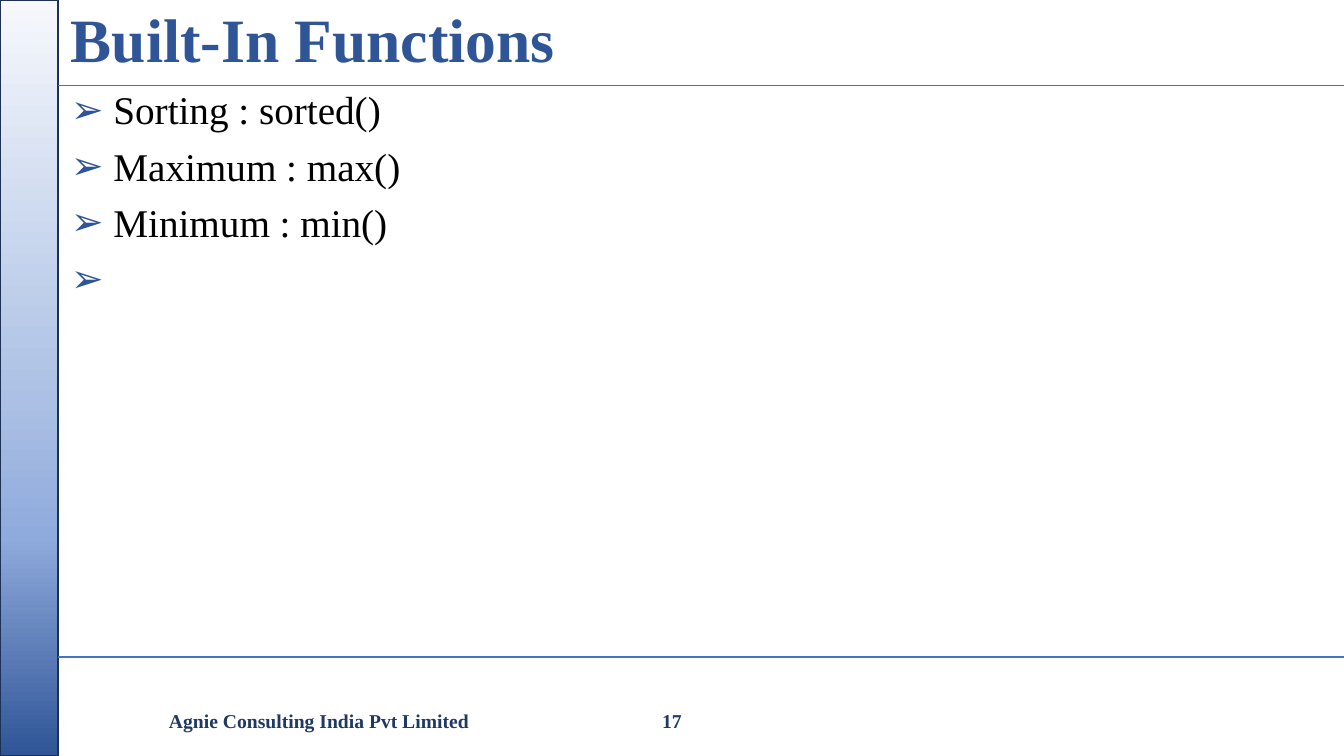
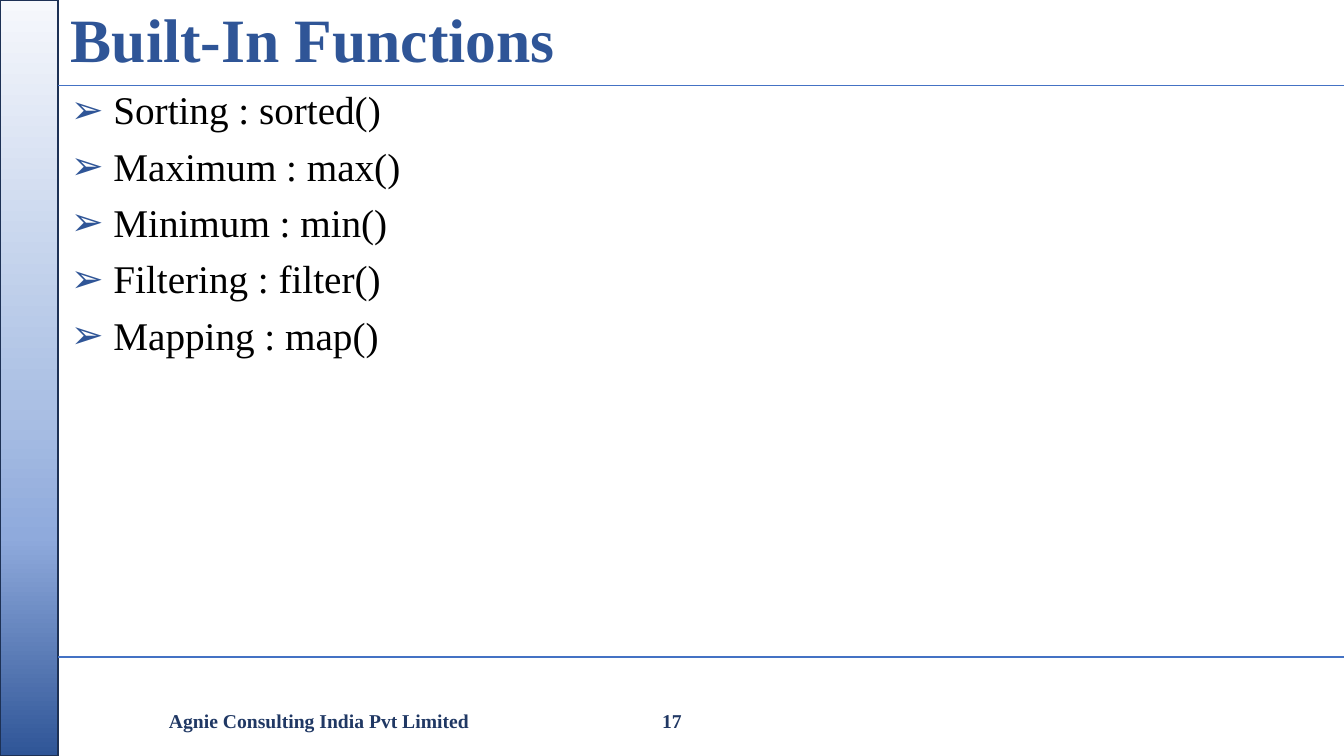
Before and after one commit to nikishdaniel1-del/Python-Cls, a slide deck: slide 17 of python class/Python Class.pptx. Drawn at 1344x756 pixels with LibreOffice and Linux fonts; fonts in the diff are those of the drawing; background and template pictures are left out. Boxes give left, top, right and bottom in pixels: in the first picture for what was removed or moved away, otherwise in the second. Text is boxed around its words. In the diff, an @@ line names an element or a change of style, - is before the commit and + after.

```diff
--- a/python class/Python Class.pptx
+++ b/python class/Python Class.pptx
@@ text at [113,265,381,357]: paragraphs added @@
+➢ Filtering : filter()
+➢ Mapping : map()
```
Also in this commit, not shown: 3 slides added, 3 other files.
